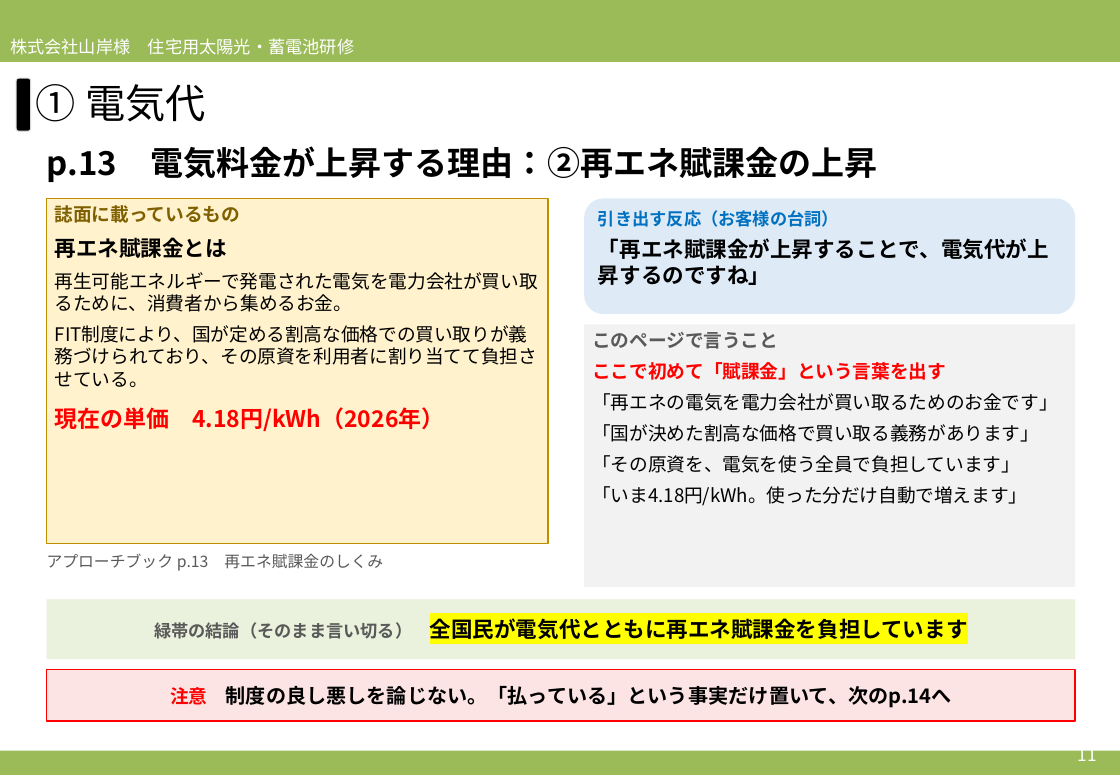
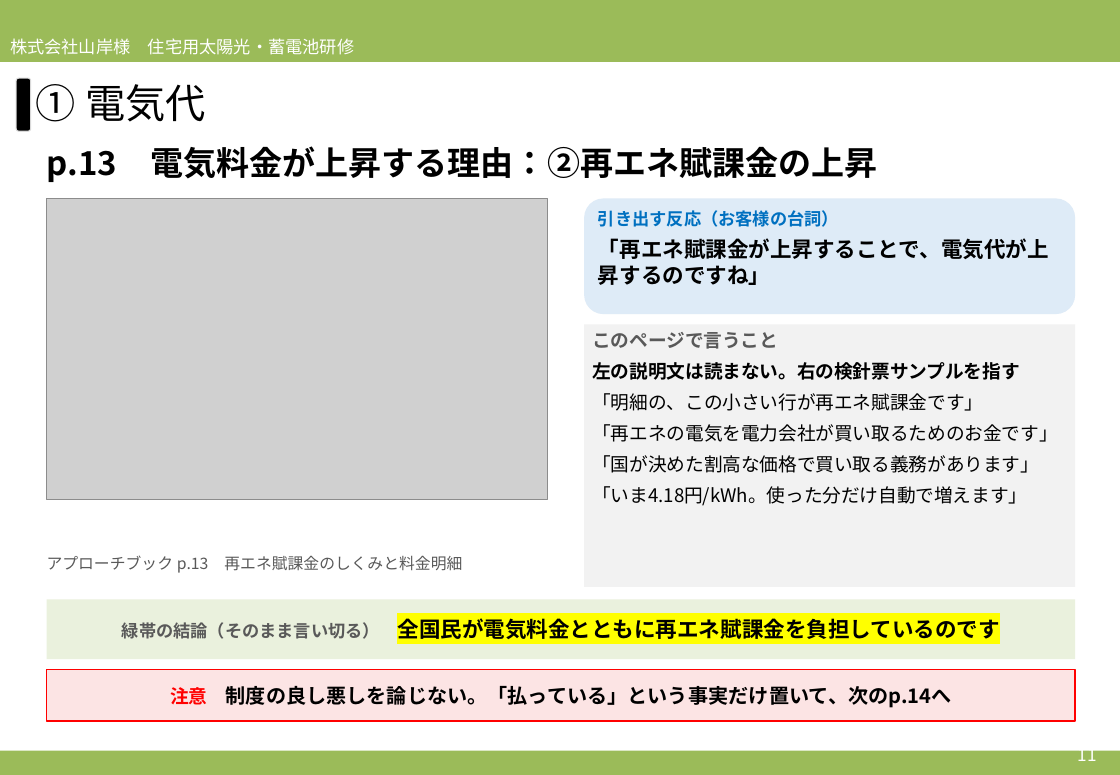
Before and after one commit to soshiro-iki-sys/-, a slide deck: slide 11 of slides/2026営業研修_必要性訴求パート_アプローチブックの伝え方.pptx. Drawn at 1120x775 pixels with LibreOffice and Linux fonts; fonts in the diff are those of the drawing; grey boxes stand for pictures. Boxes give left, top, right and bottom in pixels: in the first picture for what was removed or moved away, otherwise in the second. Text is boxed around its words. In the diff, an @@ line names an element or a change of style, - is before the commit and + after.

```diff
--- a/slides/2026営業研修_必要性訴求パート_アプローチブックの伝え方.pptx
+++ b/slides/2026営業研修_必要性訴求パート_アプローチブックの伝え方.pptx
@@ rectangle removed at <box>47,199,548,544</box> @@
-誌面に載っているもの
-再エネ賦課金とは
-再生可能エネルギーで発電された電気を電力会社が買い取るために、消費者から集めるお金。
-FIT制度により、国が定める割高な価格での買い取りが義務づけられており、その原資を利用者に割り当てて負担させている。
-現在の単価 4.18円/kWh（2026年）
@@ picture added at <box>47,199,548,500</box> @@
@@ text in rectangle at <box>592,362,1020,411</box>: text changed; text colour #FF0000 to #000000 @@
-ここで初めて「賦課金」という言葉を出す
+左の説明文は読まない。右の検針票サンプルを指す
+「明細の、この小さい行が再エネ賦課金です」
@@ text in rectangle at <box>592,455,1020,473</box>: paragraph removed @@
-「その原資を、電気を使う全員で負担しています」
@@ text at <box>47,555,462,573</box>: text changed @@
-アプローチブック p.13 再エネ賦課金のしくみ
+アプローチブック p.13 再エネ賦課金のしくみと料金明細
@@ text in rectangle at <box>122,618,999,639</box>: text changed @@
-緑帯の結論（そのまま言い切る） 全国民が電気代とともに再エネ賦課金を負担しています
+緑帯の結論（そのまま言い切る） 全国民が電気料金とともに再エネ賦課金を負担しているのです
```
Also in this commit, not shown: 13 other slides changed, 16 other files.
